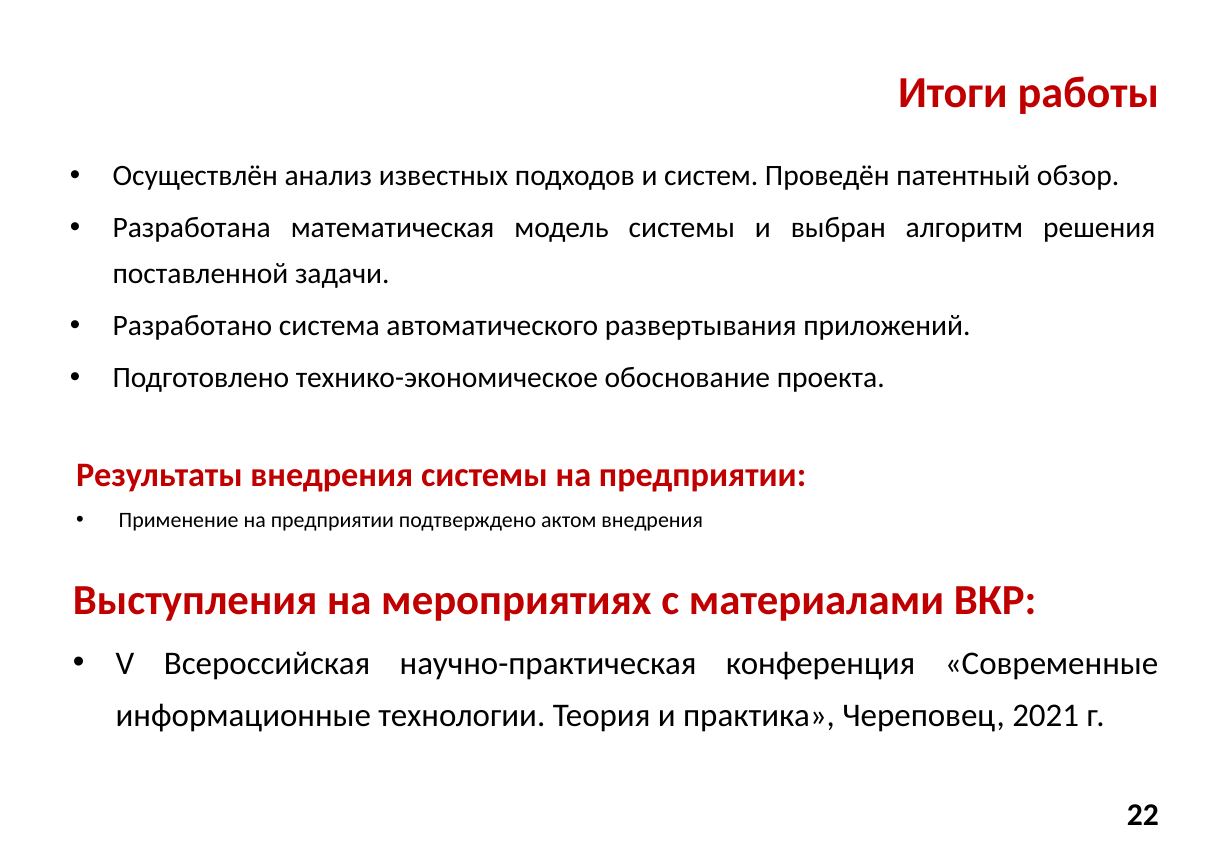
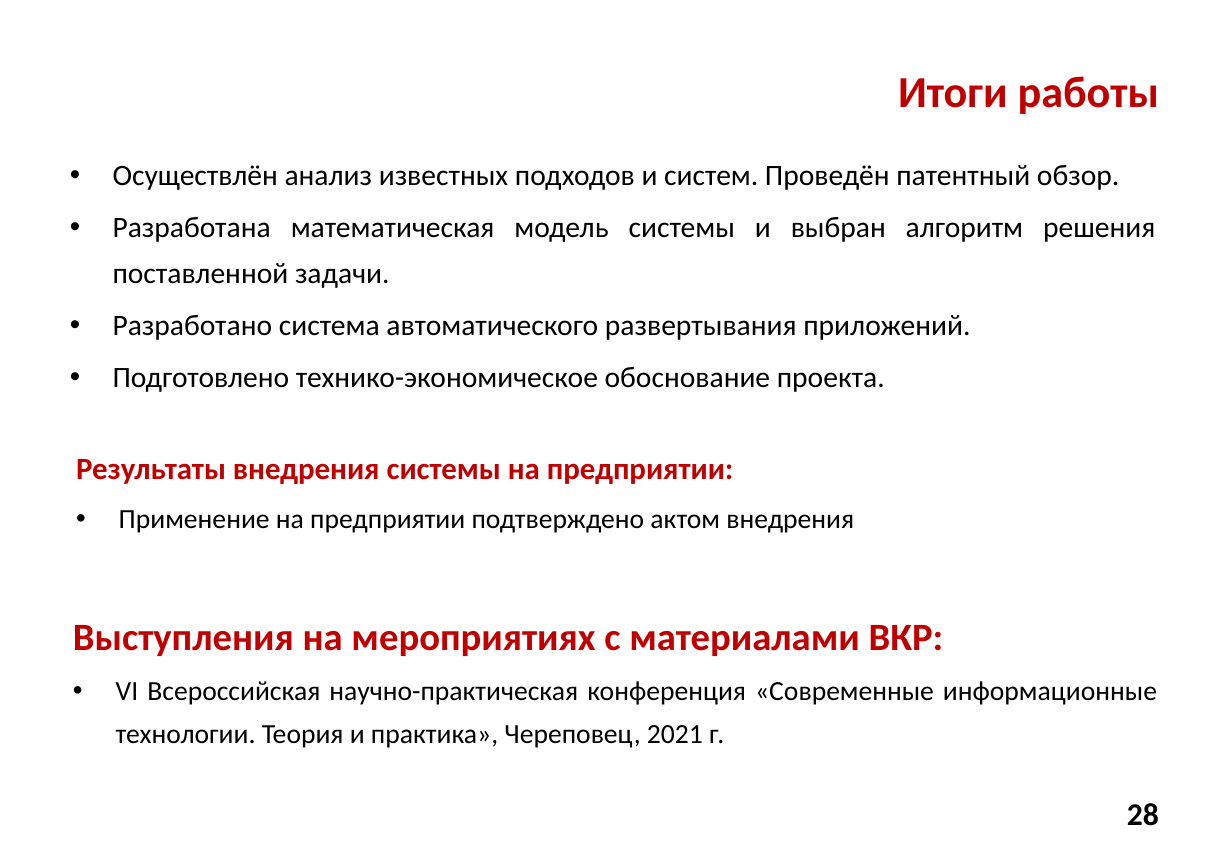
Before and after one commit to Alex-made/diplom, a slide deck: slide 28 of Презентация/Презентация диплома.pptx (slide 22 before the commit). Drawn at 1232x853 pixels with LibreOffice and Linux fonts; fonts in the diff are those of the drawing; background and template pictures are left out. Boxes give left, top, right and bottom in pixels: in the first picture for what was removed or moved away, otherwise in the second. Text is boxed around its words. In the diff, an @@ line names an element or a change of style, - is before the commit and + after.

```diff
--- a/Презентация/Презентация диплома.pptx
+++ b/Презентация/Презентация диплома.pptx
@@ text "Результаты внедрения системы на предприятии:" at [76,459,854,533]: size 21.7 to 19.6 pt in "Результаты внедрения системы на предприятии:"; size 13.9 to 17.5 pt in "Применение на предприятии подтверждено актом внедрения" @@
@@ text "Выступления на мероприятиях с материалами ...": place and size @@
-text "Выступления на мероприятиях с материалами ..." at [73,586,1158,732]
+text "Выступления на мероприятиях с материалами ..." at [73,625,1157,748]
@@ text at [73,625,944,656]: size 27.1 to 24.5 pt in "Выступления на мероприятиях с материалами ВКР:" @@
@@ text at [116,681,1157,748]: text changed; size 20.9 to 17.5 pt @@
-• V Всероссийская научно-практическая конференция «Современные информационные технологии. Теория и практика», Череповец, 2021 г.
+• VI Всероссийская научно-практическая конференция «Современные информационные технологии. Теория и практика», Череповец, 2021 г.
@@ page number at [1127,803,1159,826]: text changed @@
-22
+28
```
Also in this commit, not shown: 10 other slides changed, 9 slides added, 2 slides removed, 2 other files.
